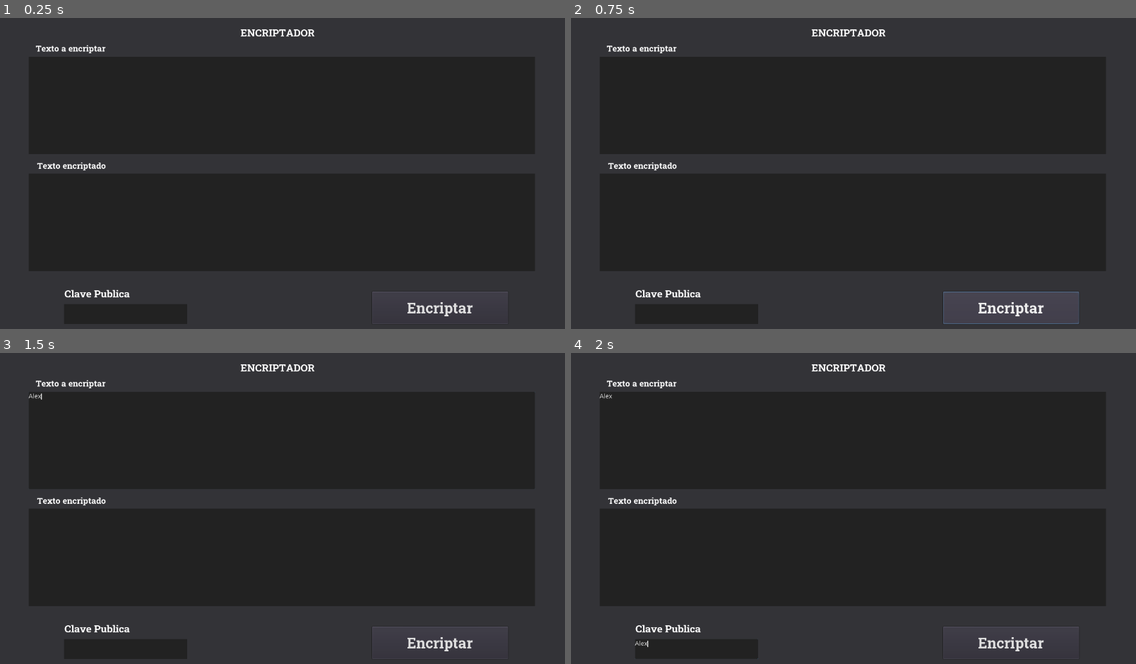
Above: before the commit, frames 1-4 (two rows, left to right).
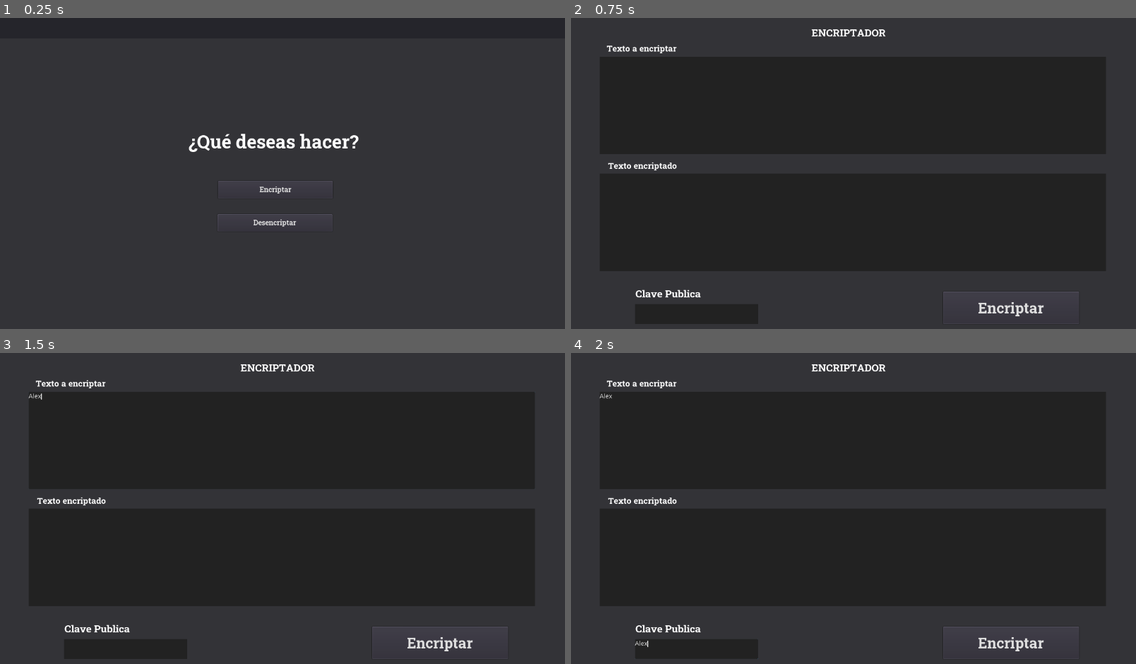
Above: after the commit, the same moments.

Repository: GuillermoHS/RepoPrueba
Game: Godot game, scene res://inicio.tscn
The game is run twice, just before and just after one commit, with the same random seed, the same clock (stepped at 60 frames per second) and the same inputs. Before the commit the project starts from res://Encriptador.tscn.
Inputs (mouse positions are in pixels of both pictures, inside the frame that each line leads up to):
- Up to frame 1 (0.25 s): no input
- Up to frame 2 (0.75 s): click "Encriptar" at 0.5 s
- Up to frame 3 (1.5 s): click (282, 440) at 1.27 s; type "Alex" at 1.35 s
- Up to frame 4 (2 s): click (695, 648) at 1.5 s; type "Alex" at 1.58 s

The runs differ from the first frame. In frame 1, 4.0% of the frame differs, in the area x 6-90%, y 3-96%; in frame 2, 0.1%; in frame 3, nothing differs; in frame 4, nothing differs.

Commit message:
Subida scripts 1

Diff:
--- /dev/null
+++ b/Encriptador.gd
@@ -0,0 +1,6 @@
+extends CanvasLayer
+
+const DICCIONARIO = ["a","b","c","d","e","f","g","h","i","j","k","l","m","n","ñ","o","p","q","r","s","t","u","v","w","x","y","z","A","B","C","D","E","F","G","H","I","J","K","L","M","N","Ñ","O","P","Q","R","S","T","U","V","W","X","Y","Z","á","Á","é","É","í","Í","ó","Ó","ú","Ú","ü","Ü","1","2","3","4","5","6","7","8","9","!",".",",","?","¿","¡","@","%","/"]
+
+func _ready():
+	pass
--- a/Encriptador.tscn
+++ b/Encriptador.tscn
@@ -1,6 +1,7 @@
-[gd_scene load_steps=7 format=2]
+[gd_scene load_steps=8 format=2]
 
 [ext_resource path="res://Fuentes/static/RobotoSlab-Bold.ttf" type="DynamicFontData" id=1]
+[ext_resource path="res://Encriptador.gd" type="Script" id=2]
 
 [sub_resource type="DynamicFont" id=1]
 size = 23
@@ -21,6 +22,7 @@
 font_data = ExtResource( 1 )
 
 [node name="CanvasLayer" type="CanvasLayer"]
+script = ExtResource( 2 )
 
 [node name="Titulo" type="Label" parent="."]
 light_mask = 0
--- /dev/null
+++ b/inicio.gd
@@ -0,0 +1,14 @@
+extends CanvasLayer
+
+
+func _ready():
+	pass
+
+# Funcion para cambiar la escena a la de encriptador al presionar el  boton
+func _on_Encriptar_pressed():
+	get_tree().change_scene("res://Encriptador.tscn")
+
+
+# Funcion para cambiar la escena a la de desencriptador al presionar el  boton
+func _on_Desencriptar_pressed():
+	get_tree().change_scene("res://Desencriptador.tscn")
--- a/inicio.tscn
+++ b/inicio.tscn
@@ -1,6 +1,7 @@
-[gd_scene load_steps=5 format=2]
+[gd_scene load_steps=6 format=2]
 
 [ext_resource path="res://Fuentes/static/RobotoSlab-Bold.ttf" type="DynamicFontData" id=1]
+[ext_resource path="res://inicio.gd" type="Script" id=2]
 
 [sub_resource type="DynamicFont" id=1]
 size = 42
@@ -13,6 +14,7 @@
 font_data = ExtResource( 1 )
 
 [node name="CanvasLayer" type="CanvasLayer"]
+script = ExtResource( 2 )
 
 [node name="ParallaxBackground" type="ParallaxBackground" parent="."]
 
@@ -82,3 +84,5 @@
 __meta__ = {
 "_edit_use_anchors_": false
 }
+[connection signal="pressed" from="Encriptar" to="." method="_on_Encriptar_pressed"]
+[connection signal="pressed" from="Desencriptar" to="." method="_on_Desencriptar_pressed"]
--- a/project.godot
+++ b/project.godot
@@ -16,7 +16,7 @@
 [application]
 
 config/name="Maquina Enigma"
-run/main_scene="res://Encriptador.tscn"
+run/main_scene="res://inicio.tscn"
 config/icon="res://icon.png"
 
 [display]
